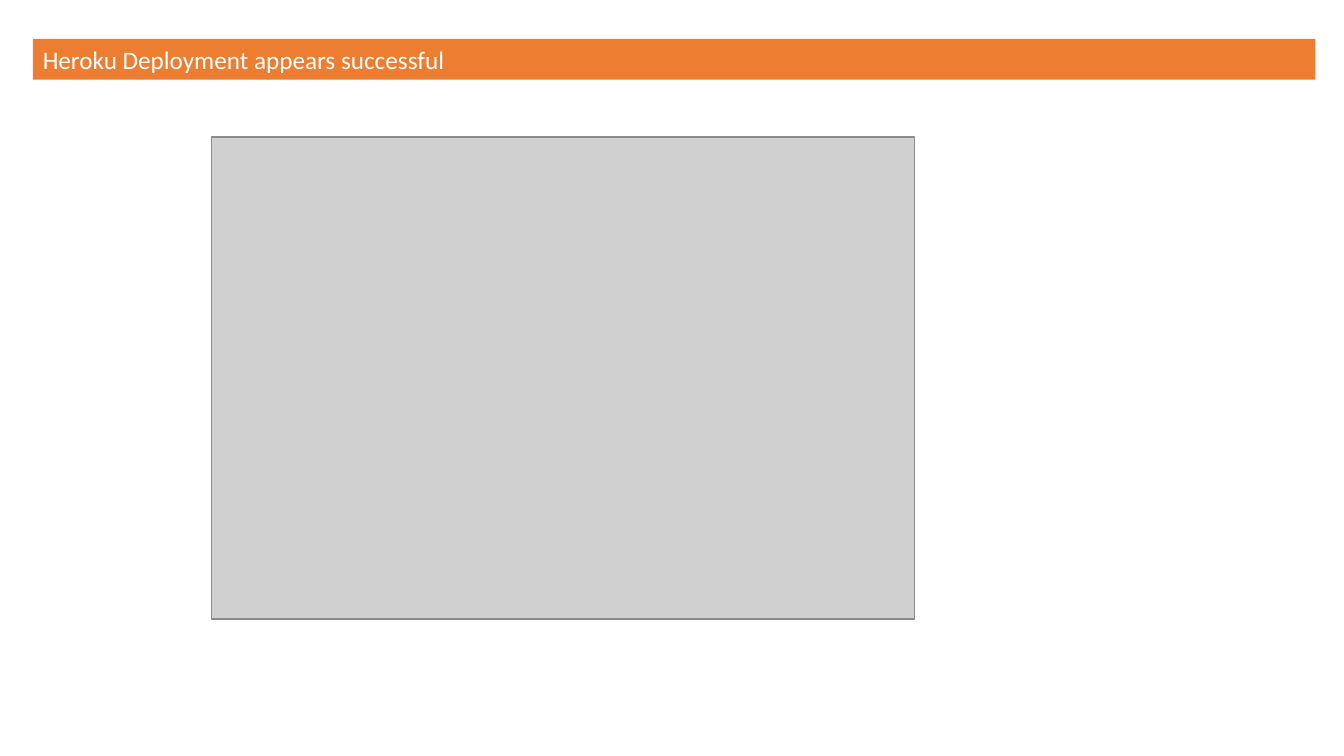
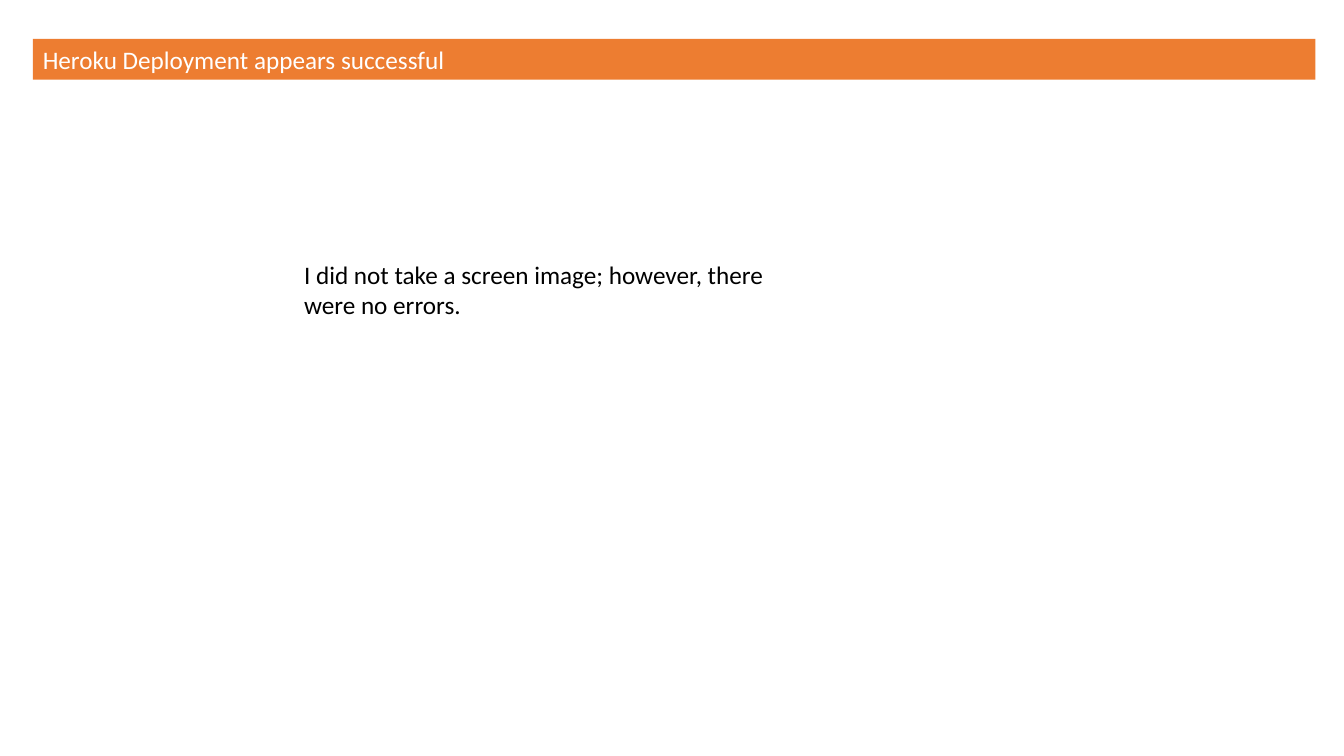
Before and after one commit to loriepeach1/15_interactiveDash, a slide deck: slide 7 of belly_button/Other/screenCaptures.pptx (slide 3 before the commit). Drawn at 1344x756 pixels with LibreOffice and Linux fonts; fonts in the diff are those of the drawing; grey boxes stand for pictures. Boxes give left, top, right and bottom in pixels: in the first picture for what was removed or moved away, otherwise in the second. Text is boxed around its words. In the diff, an @@ line names an element or a change of style, - is before the commit and + after.

```diff
--- a/belly_button/Other/screenCaptures.pptx
+++ b/belly_button/Other/screenCaptures.pptx
@@ picture removed at box(212, 137, 915, 619) @@
@@ text added at box(304, 266, 763, 315), 18 pt, text #000000 @@
+I did not take a screen image; however, there were no errors.
```
Also in this commit, not shown: 4 other slides changed, 8 slides added, 2 other files.
